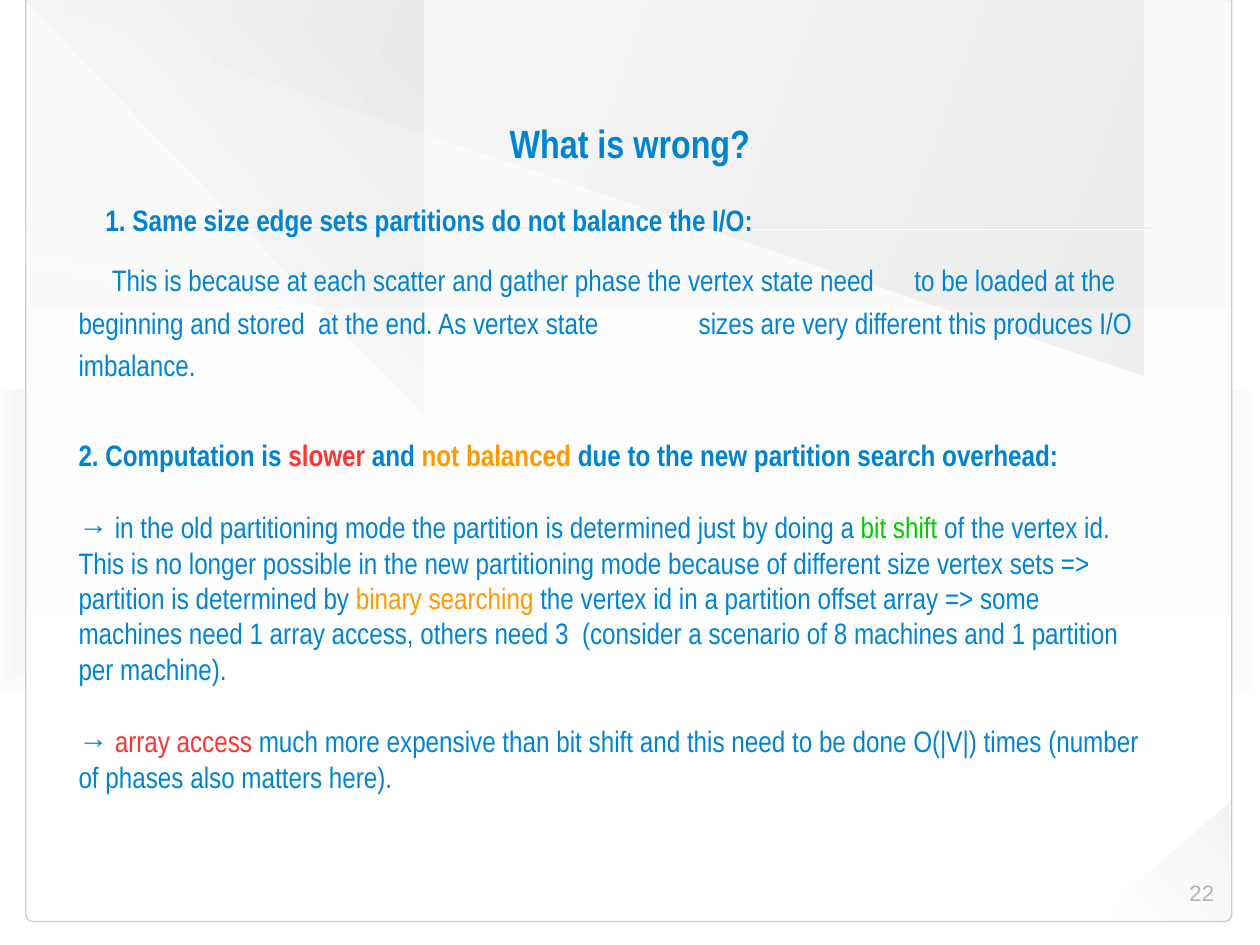
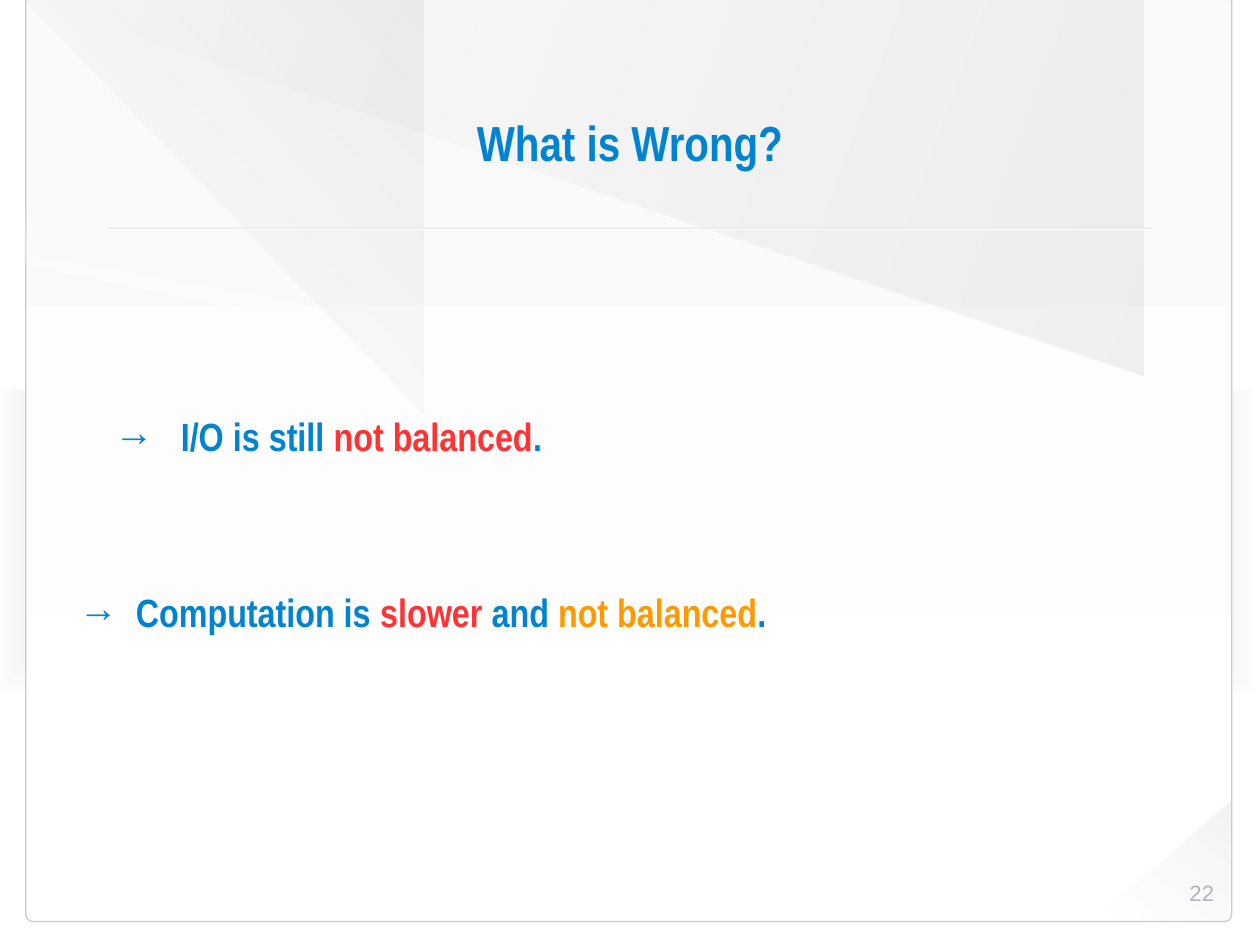
Before and after one commit to HaprianVlad/chaos, a slide deck: slide 22 of presentation.odp. Drawn at 1260x945 pixels with LibreOffice and Linux fonts; fonts in the diff are those of the drawing; background and template pictures are left out. Boxes give left, top, right and bottom in pixels: in the first picture for what was removed or moved away, otherwise in the second. Text is boxed around its words. In the diff, an @@ line names an element or a change of style, - is before the commit and + after.

```diff
--- a/presentation.odp
+++ b/presentation.odp
@@ title at bbox=[477, 125, 782, 171]: text changed; size 32 to 40 pt @@
-What is wrong?
+What is Wrong?
@@ text at bbox=[136, 422, 766, 635]: text changed; size 24 to 32 pt; bold on @@
-1. Same size edge sets partitions do not balance the I/O:
-This is because at each scatter and gather phase the vertex state need to be loaded at the beginning and stored at the end. As vertex state sizes are very different this produces I/O imbalance.
-2. Computation is slower and not balanced due to the new partition search overhead:
-→ in the old partitioning mode the partition is determined just by doing a bit shift of the vertex id. This is no longer possible in the new partitioning mode because of different size vertex sets => partition is determined by binary searching the vertex id in a partition offset array => some machines need 1 array access, others need 3 (consider a scenario of 8 machines and 1 partition per machine).
-→ array access much more expensive than bit shift and this need to be done O(|V|) times (number of phases also matters here).
+→ I/O is still not balanced.
+→ Computation is slower and not balanced.
```
Also in this commit, not shown: 8 other slides changed, 2 slides added, 1 other file.
